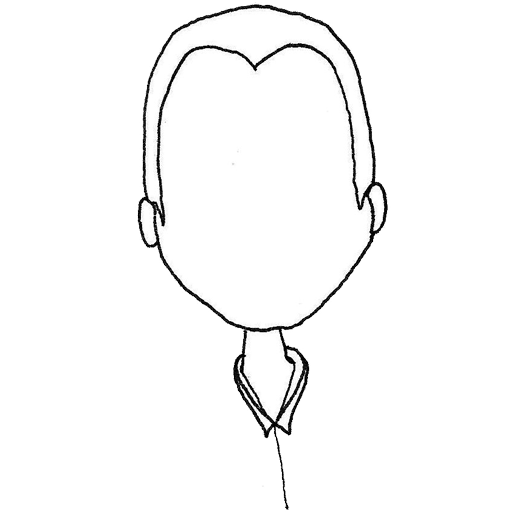
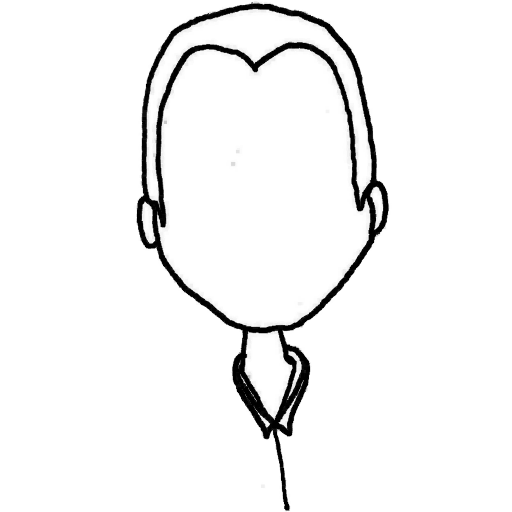
Layer changes from the first w=512, h=512 image to the second:
painted on "Layer 1" over (134, 1, 390, 512)
